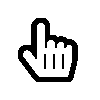
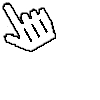
Comparing the layer stacks of the two (100, 100) images. Changes:
painted on "hang_cursor.png" over [left=2, top=2, right=78, bottom=82]
